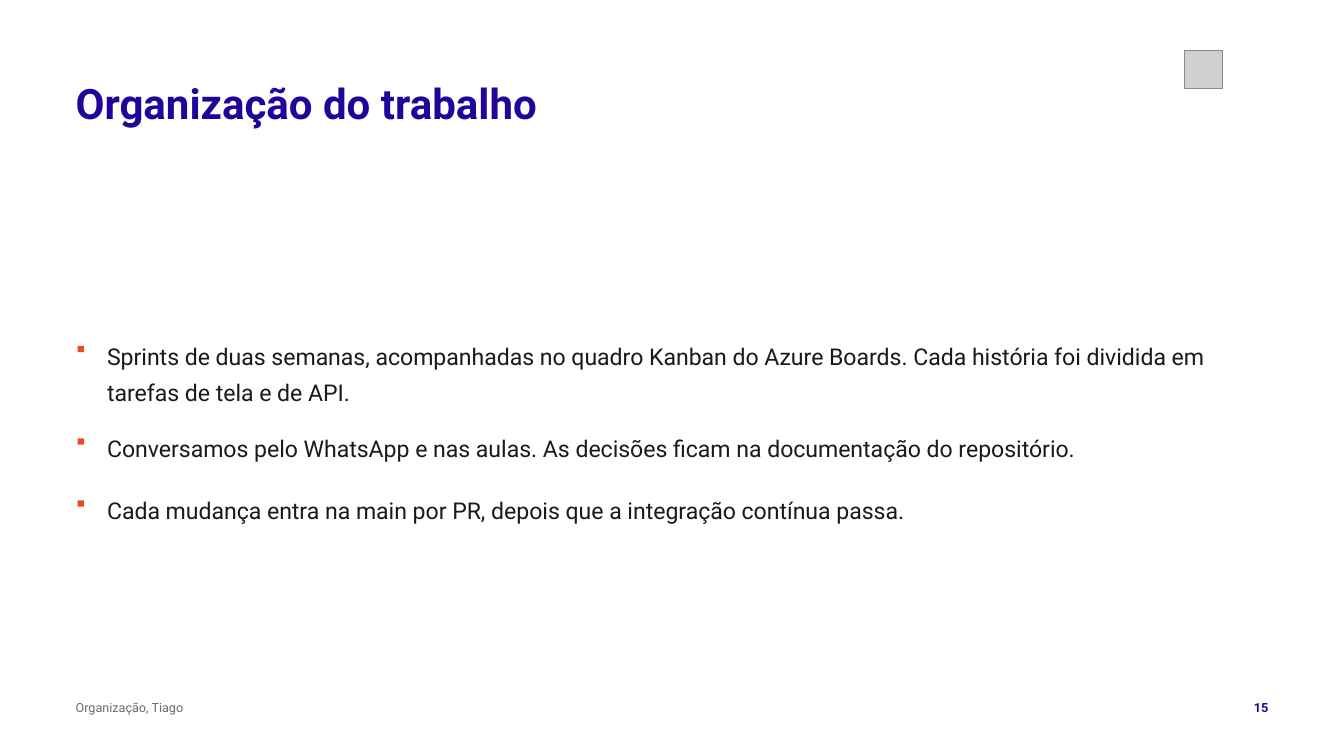
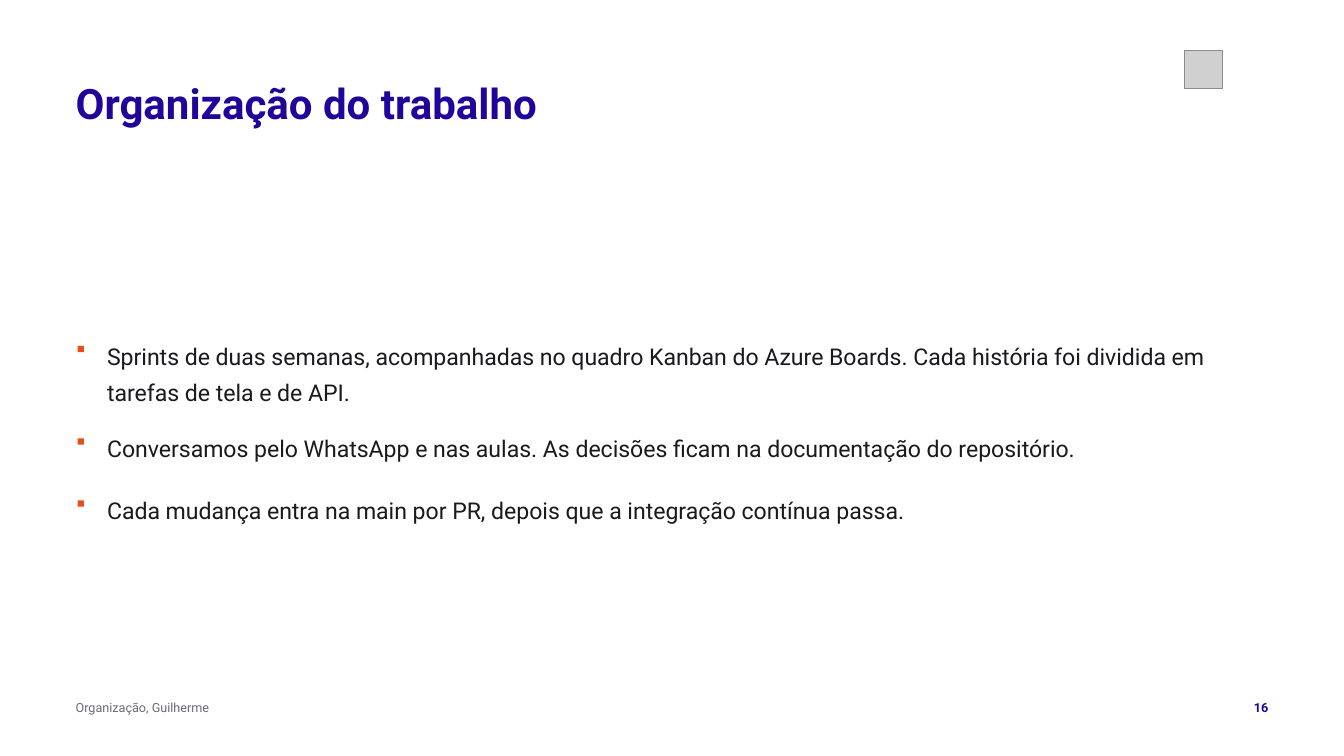
Before and after one commit to tcpassos/invite-app, a slide deck: slide 16 of trabalhos/T3-Apresentacao-Intermediaria.pptx (slide 15 before the commit). Drawn at 1344x756 pixels with LibreOffice and Linux fonts; fonts in the diff are those of the drawing; grey boxes stand for pictures. Boxes give left, top, right and bottom in pixels: in the first picture for what was removed or moved away, otherwise in the second. Text is boxed around its words. In the diff, an @@ line names an element or a change of style, - is before the commit and + after.

```diff
--- a/trabalhos/T3-Apresentacao-Intermediaria.pptx
+++ b/trabalhos/T3-Apresentacao-Intermediaria.pptx
@@ text at (76, 702, 209, 715): text changed @@
-Organização, Tiago
+Organização, Guilherme
```
Also in this commit, not shown: 8 other slides changed, 3 other files.
